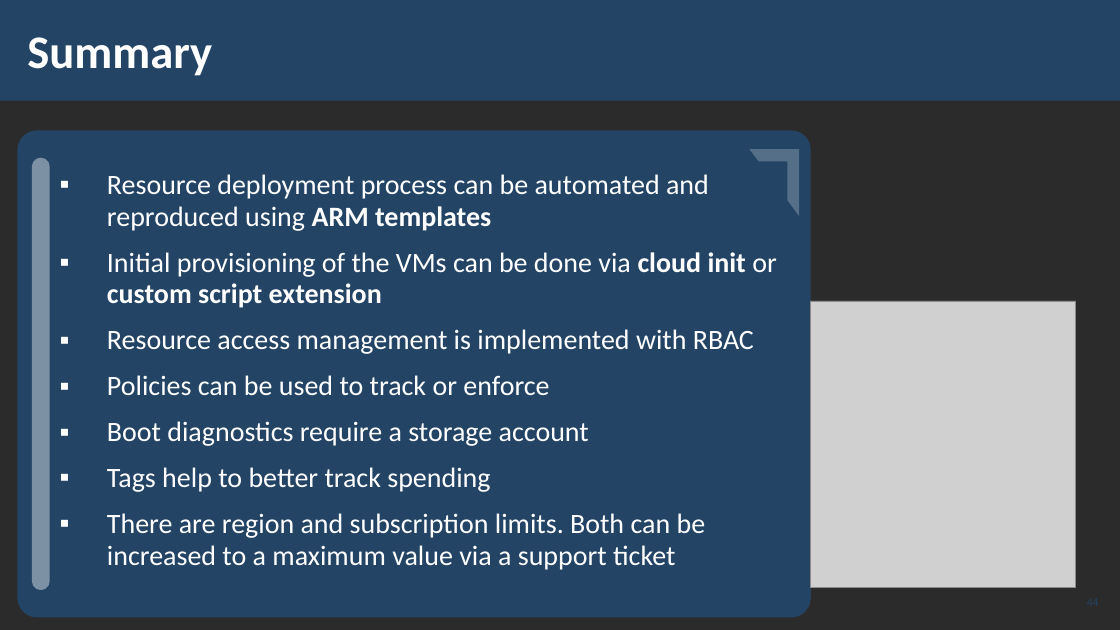
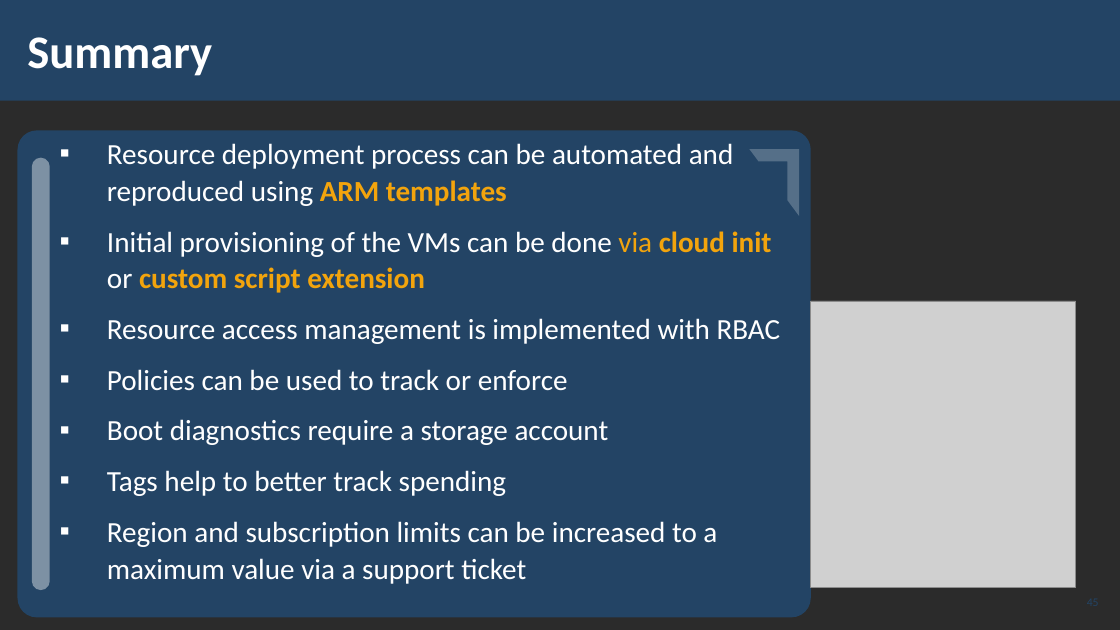
Before and after one commit to pirocorp/Azure, a slide deck: slide 45 of 02. ADVANCED INFRASTRUCTURE SERVICES/M2-Slides-Advanced-Infrastructure-Services.pptx (slide 44 before the commit). Drawn at 1120x630 pixels with LibreOffice and Linux fonts; fonts in the diff are those of the drawing; grey boxes stand for pictures; background and template pictures are left out; a plain dark background stands for a picture behind light text. Boxes give left, top, right and bottom in pixels: in the first picture for what was removed or moved away, otherwise in the second. Text is boxed around its words. In the diff, an @@ line names an element or a change of style, - is before the commit and + after.

```diff
--- a/02. ADVANCED INFRASTRUCTURE SERVICES/M2-Slides-Advanced-Infrastructure-Services.pptx
+++ b/02. ADVANCED INFRASTRUCTURE SERVICES/M2-Slides-Advanced-Infrastructure-Services.pptx
@@ text "Resource deployment process can be ...": place and size @@
-text "Resource deployment process can be ..." at [107,174,777,570]
+text "Resource deployment process can be ..." at [107,143,781,584]
@@ text at [107,143,781,496]: size 24 to 25 pt in "Resource deployment process can be automated and ...", "Initial provisioning of the VMs can be ...", "Resource access management is implemented with RBAC", "Policies can be used to track or ..." and 2 more places; text colour #FFFFFF to #F2A40D in "ARM templates", "via cloud init custom script extension"; line spacing 0.95 to 1.05 @@
@@ text at [107,521,717,584]: text changed; size 24 to 25 pt @@
-▪ There are region and subscription limits. Both can be increased to a maximum value via a support ticket
+▪ Region and subscription limits can be increased to a maximum value via a support ticket
@@ page number at [1063,588,1102,617]: text changed @@
-44
+45
```
Also in this commit, not shown: 34 other slides changed, 2 slides added, 1 slide removed, 2 other files.
